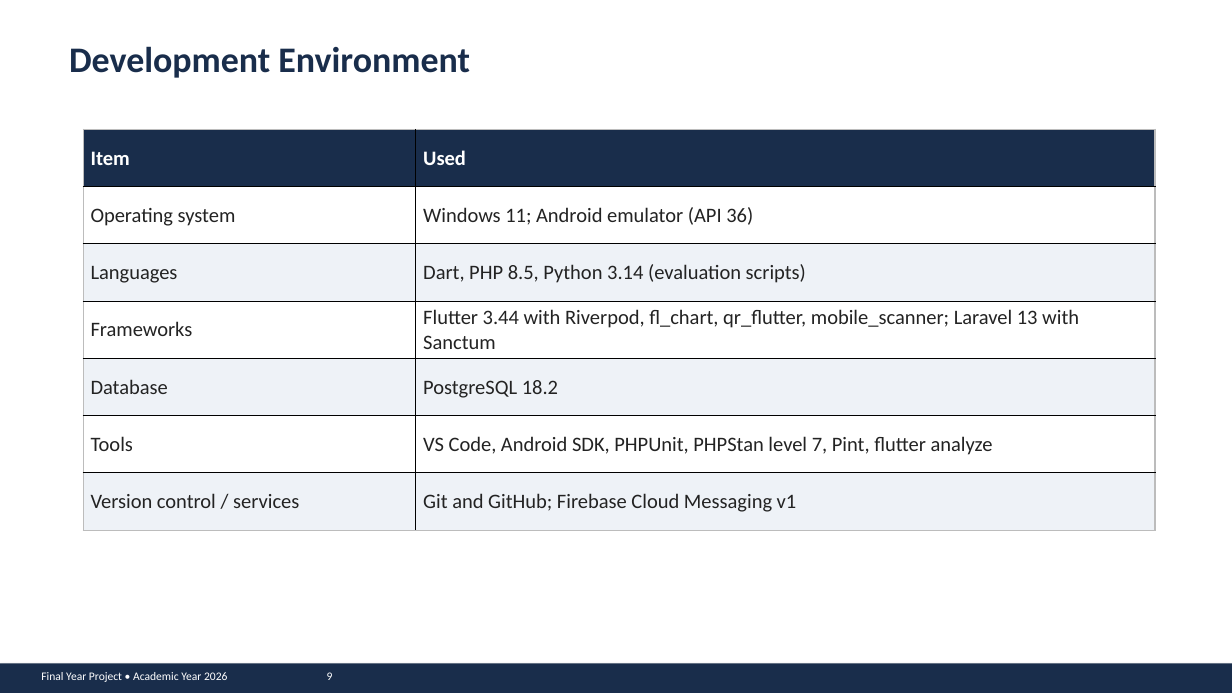
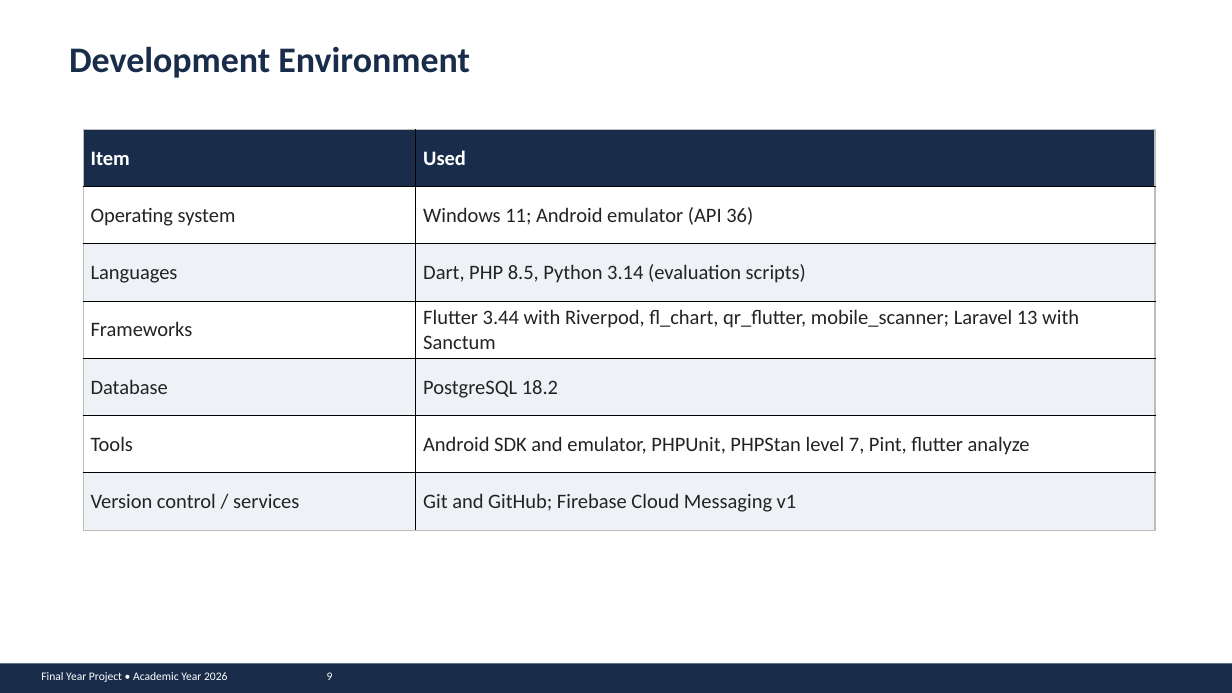
Before and after one commit to ndashi-chisanga6/ConferenceCheck-Mobile-Analytics-Meals-and-Notifications, a slide deck: slide 9 of docs/deliverables/ConferenceCheck Presentation.pptx. Drawn at 1232x693 pixels with LibreOffice and Linux fonts; fonts in the diff are those of the drawing. Boxes give left, top, right and bottom in pixels: in the first picture for what was removed or moved away, otherwise in the second. Text is boxed around its words. In the diff, an @@ line names an element or a change of style, - is before the commit and + after.

```diff
--- a/docs/deliverables/ConferenceCheck Presentation.pptx
+++ b/docs/deliverables/ConferenceCheck Presentation.pptx
@@ table at <box>83,129,1155,531</box> @@
-row 6, column 2: VS Code, Android SDK, PHPUnit, PHPStan level 7, Pint, flutter analyze
+row 6, column 2: Android SDK and emulator, PHPUnit, PHPStan level 7, Pint, flutter analyze
```
Also in this commit, not shown: 11 other files.
